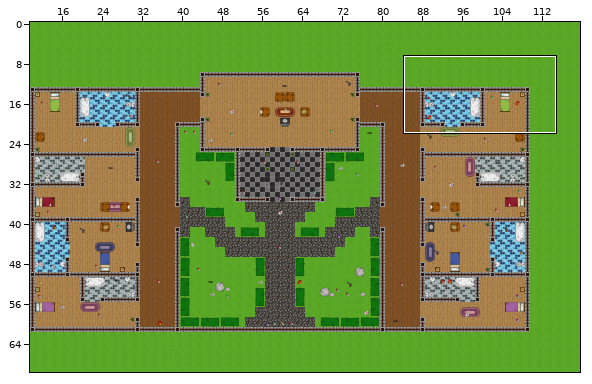
Two versions of a level (Tiled map (JSON), assets/tilemaps/untitled.json). Above, an overview of the earlier version with the close-up marked.
Close-up. Before the edit:
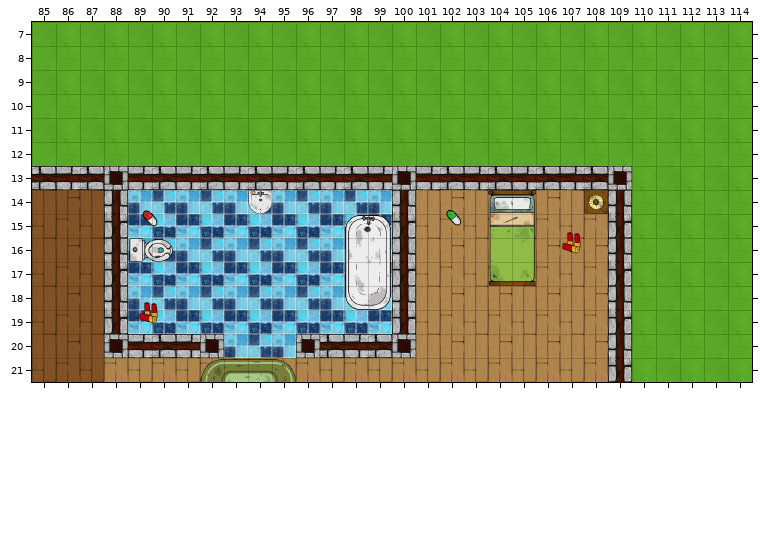
Cells are 64x64 px. Shown: x 85..114, y 7..21. The commit also changed other parts of the map, which this record leaves out.
And afterwards:
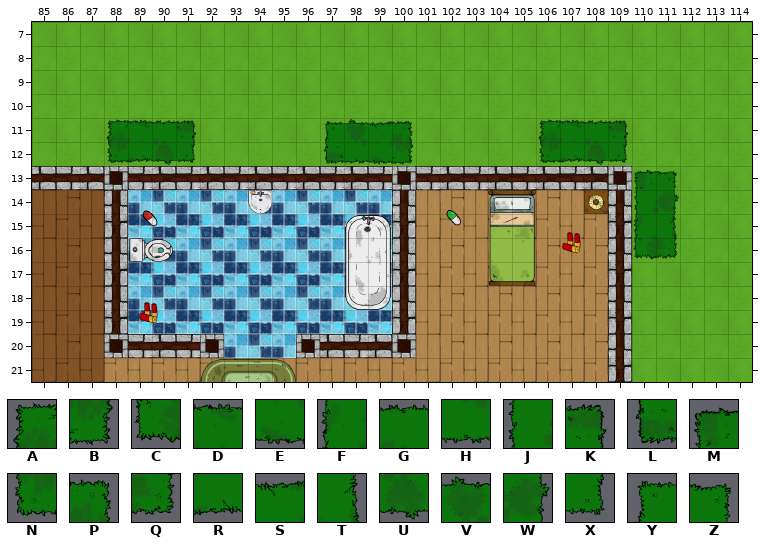
Key: from "tiles": A 154, B 154 turned 180, C 154 turned 270, D 155, E 155 turned 180, F 155 turned 270, G 156, H 156 turned 180, J 156 turned 270, K 157, L 157 turned 180, M 157 turned 270, N 178, P 178 turned 180, Q 178 turned 270, R 179, S 179 turned 180, T 179 turned 270, U 180, V 180 turned 180, W 180 turned 270, X 181, Y 181 turned 180, Z 181 turned 270.
_ is an empty cell.
Difference:
Layer "walls":
y 11: x 88..91 ____ -> ADGK; x 97..100 ____ -> YVSP; x 106..109 ____ -> ADGK
y 12: x 88..91 ____ -> NRUX; x 97..100 ____ -> LHEB; x 106..109 ____ -> NRUX
y 13: x 110..111 __ -> MZ
y 14: x 110..111 __ -> JW
y 15: x 110..111 __ -> FT
y 16: x 110..111 __ -> CQ
